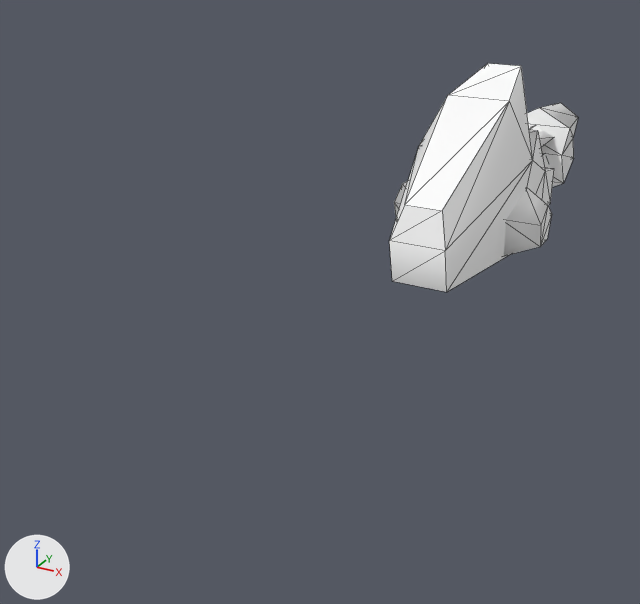
A saved change to the OBJ model Assets/Art/Nova1492/GXConverted/Models/UnitParts/ArmWeapons/datan_common_arm13_prs_506c6fbf.obj.
Before and after are seen from a 50 mm camera at (0.71, -2.22, 0.79) aimed at (-0.15, -0.66, 0.01). The lights are fixed; the arrows at lower left show +X, +Y and +Z. The picture after the commit comes second. Mesh edges are drawn as thin lines. Where no turn or scale is listed for an object, it has been applied to the vertices.

The first picture shows 'datan_common_arm13_prs_506c6fbf'.
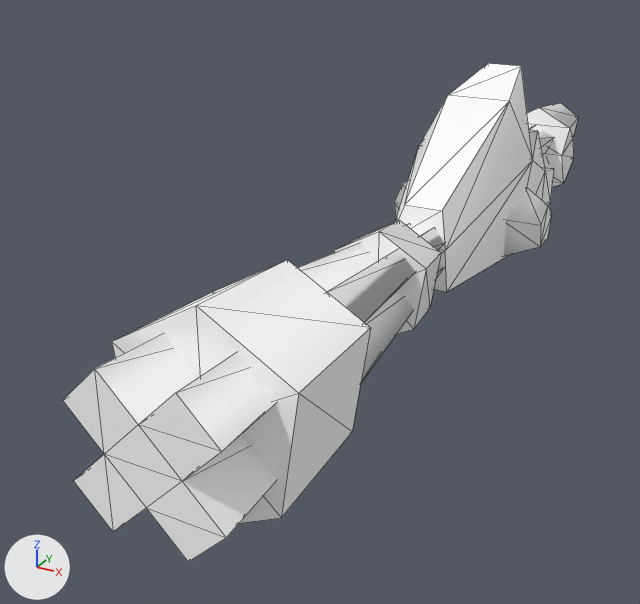
Where the change shows, as pixel boxes (x1, y1, x2, y2) in the pictures (640 x 604 px):
'datan_common_arm13_prs_506c6fbf_mesh01', added: after (63, 221, 444, 562)

What the commit changed:
Mesh me_datan_common_arm13_prs_506c6fbf_mesh01 is new.
It has 68 vertices, 98 faces and spans x -0.167..0.167, y -1.435..-0.457, z -0.105..0.28.
It uses material mat_datan_common_arm13_prs_506c6fbf (its picture is missing).
Object 'datan_common_arm13_prs_506c6fbf_mesh01' (ob_datan_common_arm13_prs_506c6fbf_mesh01) is new; it shows me_datan_common_arm13_prs_506c6fbf_mesh01.
Its location is (0.0, 0.0, 0.0).
